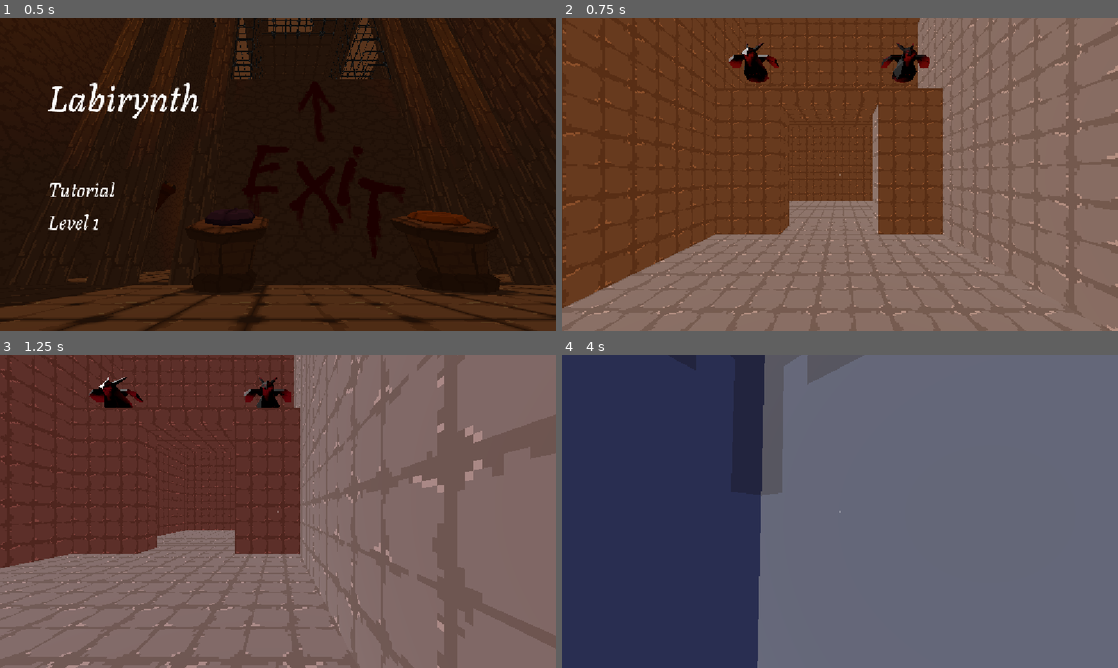
Above: before the commit, frames 1-4 (two rows, left to right).
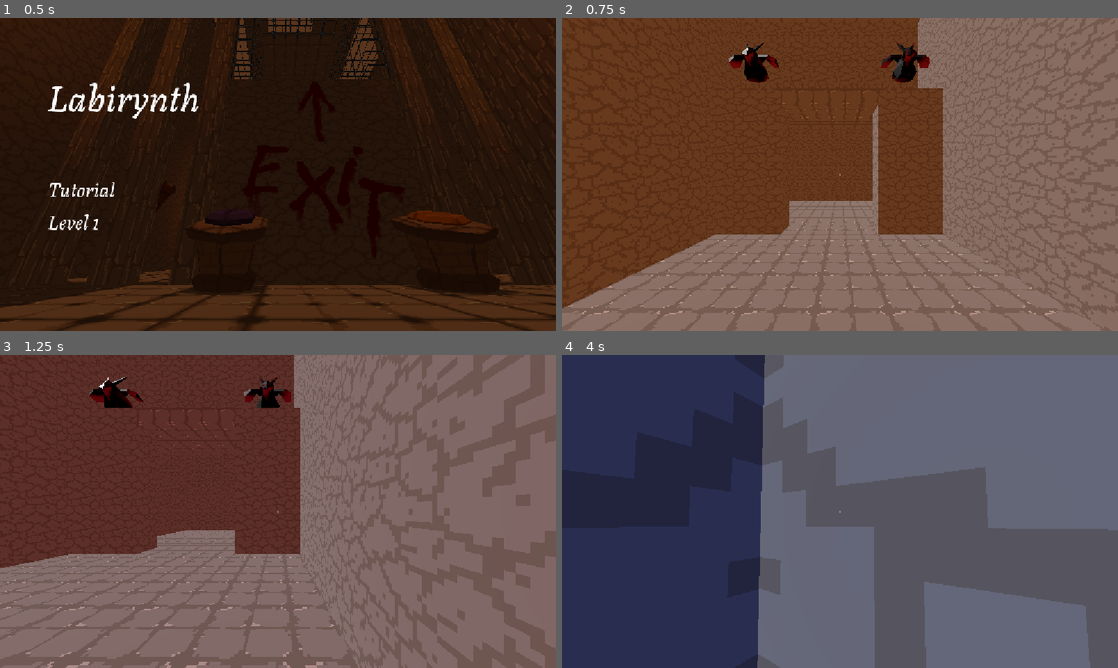
Above: after the commit, the same moments.

Repository: ThreeCoffees/HackYeah2025
Game: Godot game, scene res://levels/main_menu.tscn
The game is run twice, just before and just after one commit, with the same random seed, the same clock (stepped at 60 frames per second) and the same inputs.
Inputs (mouse positions are in pixels of both pictures, inside the frame that each line leads up to):
- Up to frame 1 (0.5 s): no input
- Up to frame 2 (0.75 s): move the mouse to (723, 187) at 0.52 s; hold D (move_right) from 0.53 s (still down); click (723, 187) at 0.6 s
- Up to frame 3 (1.25 s): keep holding D (move_right); tap Space (jump) at 0.77 s
- Up to frame 4 (4 s): move the mouse to (812, 511) at 1.27 s; release D (move_right) at 1.28 s; hold W (move_forward) from 1.28 s (still down); click (812, 511) at 1.35 s; tap Space (jump) at 1.52, 3.02, 3.77 s; move the mouse to (851, 505) at 2.02 s; click (851, 505) at 2.1 s; move the mouse to (834, 517) at 2.77 s; click (834, 517) at 2.85 s; tap Enter at 3.5 s; move the mouse to (878, 514) at 3.52 s; click (878, 514) at 3.6 s

Frame 1 is identical in both runs. In frame 2, 1.4% of the frame differs, in the area x 0-100%, y 0-100%; in frame 3, 1.3%; in frame 4, 21%, in the area x 35-100%, y 0-100%.

Commit message:
add floor mat to tut

Diff:
--- a/levels/level_2.tscn
+++ b/levels/level_2.tscn
@@ -6,7 +6,6 @@
 [ext_resource type="Texture2D" uid="uid://c8tl43kj46m0b" path="res://assets/column_tiles.png" id="2_dfjjl"]
 [ext_resource type="PackedScene" uid="uid://dfwo5idt4idhe" path="res://ui/crosshair.tscn" id="2_uo0vl"]
 [ext_resource type="PackedScene" uid="uid://8w63g3fanpur" path="res://walls/waterfall.tscn" id="3_5722l"]
-[ext_resource type="Texture2D" uid="uid://g2qbljkc80cr" path="res://assets/wall_tiles.png" id="3_at1ld"]
 [ext_resource type="PackedScene" uid="uid://dy7dd3ej6xisk" path="res://activators/global_state_button.tscn" id="4_ilhis"]
 [ext_resource type="PackedScene" uid="uid://defrlu2sytjq1" path="res://ui/level_complete.tscn" id="4_ndgrd"]
 [ext_resource type="Texture2D" uid="uid://dvsjoo503gl0f" path="res://assets/floor_tiles.png" id="4_sd18g"]
@@ -15,6 +14,7 @@
 [ext_resource type="PackedScene" uid="uid://biv5d65umpjqc" path="res://walls/light_wall.tscn" id="6_ep78u"]
 [ext_resource type="PackedScene" uid="uid://dsbnm1yue8ama" path="res://player/player_camera.tscn" id="6_ilhis"]
 [ext_resource type="PackedScene" uid="uid://dwilk1ike3iry" path="res://characters/walking_character_small.tscn" id="7_ep78u"]
+[ext_resource type="Material" uid="uid://cai0nx5rg0ysy" path="res://materials/wall_tiles.tres" id="11_ndgrd"]
 [ext_resource type="PackedScene" uid="uid://crihsikubvc82" path="res://props/torch.tscn" id="13_wcjpl"]
 [ext_resource type="PackedScene" uid="uid://d1i61tf6odqmq" path="res://props/exit_text_label.tscn" id="14_5orea"]
 [ext_resource type="PackedScene" uid="uid://bcabqqgu1mjfg" path="res://props/exit_arrow_label.tscn" id="15_0ourt"]
@@ -35,12 +35,6 @@
 uv1_triplanar = true
 texture_filter = 0
 
-[sub_resource type="StandardMaterial3D" id="StandardMaterial3D_dfjjl"]
-render_priority = 2
-albedo_texture = ExtResource("3_at1ld")
-uv1_triplanar = true
-texture_filter = 0
-
 [sub_resource type="StandardMaterial3D" id="StandardMaterial3D_vm7no"]
 render_priority = 1
 albedo_texture = ExtResource("4_sd18g")
@@ -167,7 +161,7 @@
 
 [node name="Walls" type="CSGCombiner3D" parent="StaticWalls"]
 transform = Transform3D(1, 0, 0, 0, 1, 0, 0, 0, 1, 0, 14.5, -2.875)
-material_override = SubResource("StandardMaterial3D_dfjjl")
+material_override = ExtResource("11_ndgrd")
 use_collision = true
 collision_layer = 3
 collision_mask = 0
--- a/levels/tutorial.tscn
+++ b/levels/tutorial.tscn
@@ -9,6 +9,7 @@
 [ext_resource type="PackedScene" uid="uid://8w63g3fanpur" path="res://walls/waterfall.tscn" id="4_0fvvq"]
 [ext_resource type="PackedScene" uid="uid://dy7dd3ej6xisk" path="res://activators/global_state_button.tscn" id="5_0fvvq"]
 [ext_resource type="PackedScene" uid="uid://biv5d65umpjqc" path="res://walls/light_wall.tscn" id="5_aaho8"]
+[ext_resource type="Material" uid="uid://cai0nx5rg0ysy" path="res://materials/wall_tiles.tres" id="6_5h72f"]
 [ext_resource type="Material" path="res://materials/transparent_wall.tres" id="7_c633x"]
 [ext_resource type="PackedScene" uid="uid://oc2bf15m3rfo" path="res://characters/end_level_body.tscn" id="8_d2yhp"]
 [ext_resource type="PackedScene" uid="uid://bc8aagpd2mxau" path="res://ui/PauseMenu.tscn" id="10_bp3yb"]
@@ -72,7 +73,7 @@
 transform = Transform3D(3, 0, 0, 0, 1, 0, 0, 0, 1, 1, 0, 3)
 
 [node name="Walls" type="CSGCombiner3D" parent="StaticWalls"]
-material_override = ExtResource("1_ok11k")
+material_override = ExtResource("6_5h72f")
 use_collision = true
 
 [node name="CSGBox3D" type="CSGBox3D" parent="StaticWalls/Walls"]
@@ -100,8 +101,8 @@
 size = Vector3(4, 5, 3)
 
 [node name="CSGBox3D5" type="CSGBox3D" parent="StaticWalls/Walls"]
-transform = Transform3D(1, 0, 0, 0, 1, 0, 0, 0, 1, 3, 7, -11)
-size = Vector3(8, 5, 1)
+transform = Transform3D(1, 0, 0, 0, 1, 0, 0, 0, 1, 3, 7.25, -11)
+size = Vector3(8, 4.5, 1)
 
 [node name="CSGBox3D5" type="CSGBox3D" parent="StaticWalls/Walls/CSGBox3D5"]
 transform = Transform3D(-4.371139e-08, 0, 1, 0, 1, 0, -1, 0, -4.371139e-08, -4, 0, -2)
--- /dev/null
+++ b/materials/wall_tiles.tres
@@ -0,0 +1,9 @@
+[gd_resource type="StandardMaterial3D" load_steps=2 format=3 uid="uid://cai0nx5rg0ysy"]
+
+[ext_resource type="Texture2D" uid="uid://g2qbljkc80cr" path="res://assets/wall_tiles.png" id="1_guys6"]
+
+[resource]
+render_priority = 2
+albedo_texture = ExtResource("1_guys6")
+uv1_triplanar = true
+texture_filter = 0
Not shown: 1 places in levels/level_2.tscn that only renumber resources
Not shown: 1 places in levels/tutorial.tscn that only renumber resources
